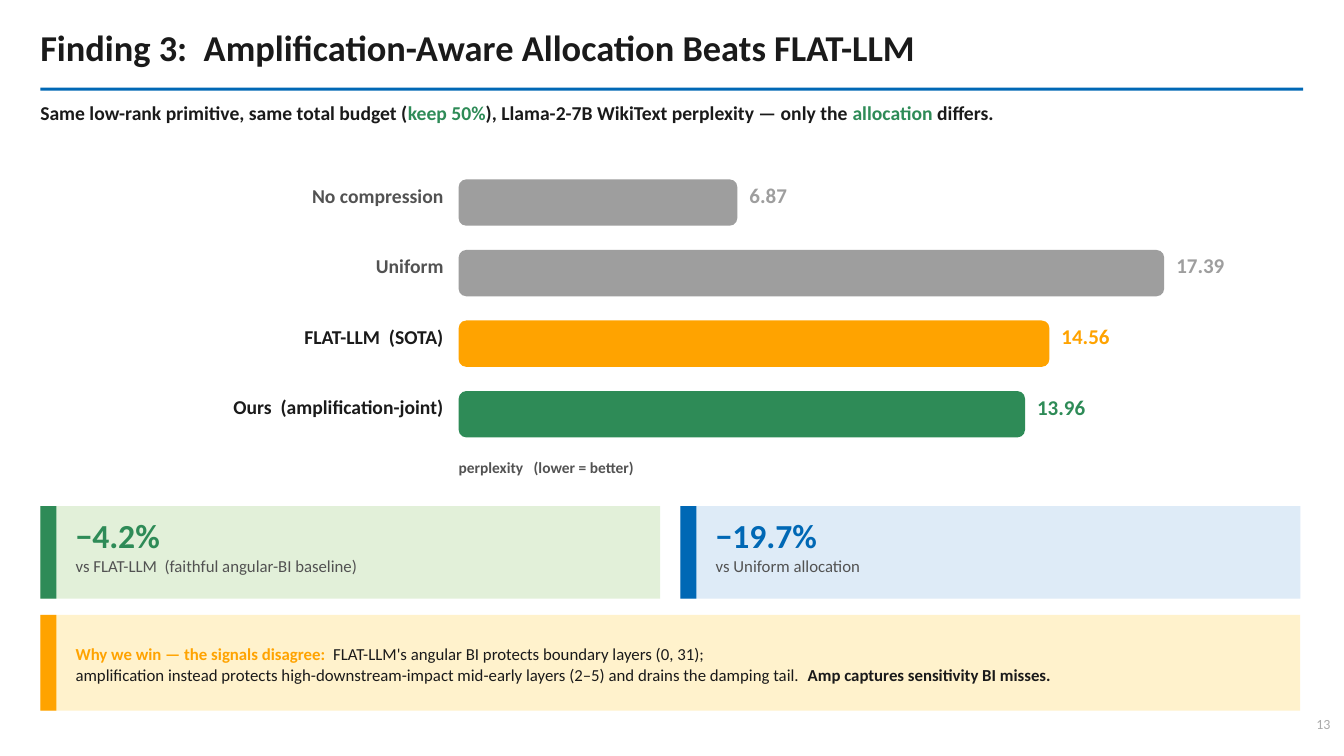
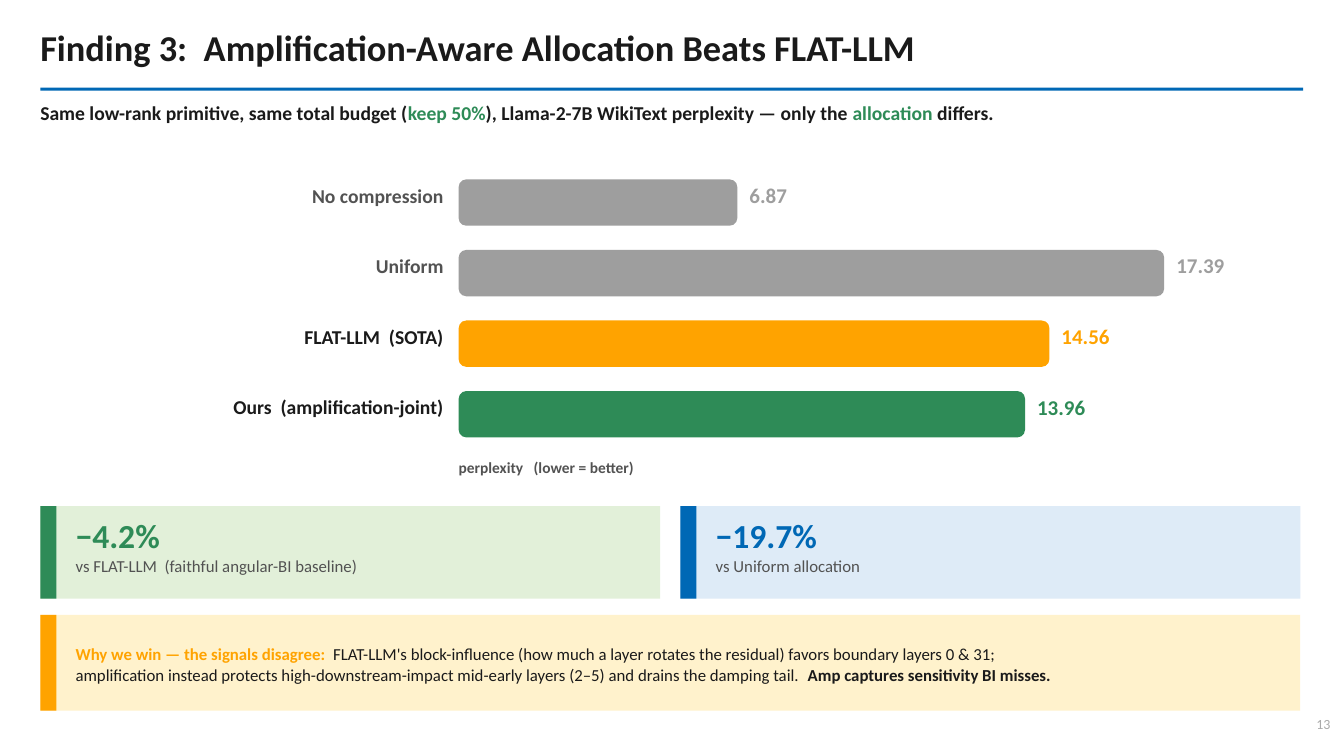
Before and after one commit to shahrzadesmat/HyperGraph, a slide deck: slide 14 of hypergraph_slides.pptx. Drawn at 1344x756 pixels with LibreOffice and Linux fonts; fonts in the diff are those of the drawing. Boxes give left, top, right and bottom in pixels: in the first picture for what was removed or moved away, otherwise in the second. Text is boxed around its words. In the diff, an @@ line names an element or a change of style, - is before the commit and + after.

```diff
--- a/hypergraph_slides.pptx
+++ b/hypergraph_slides.pptx
@@ text at (76, 648, 994, 663): text changed @@
-Why we win — the signals disagree: FLAT-LLM's angular BI protects boundary layers (0, 31);
+Why we win — the signals disagree: FLAT-LLM's block-influence (how much a layer rotates the residual) favors boundary layers 0 & 31;
```
Also in this commit, not shown: 1 other slide changed, 1 slide added, 1 slide removed, 1 other file.
